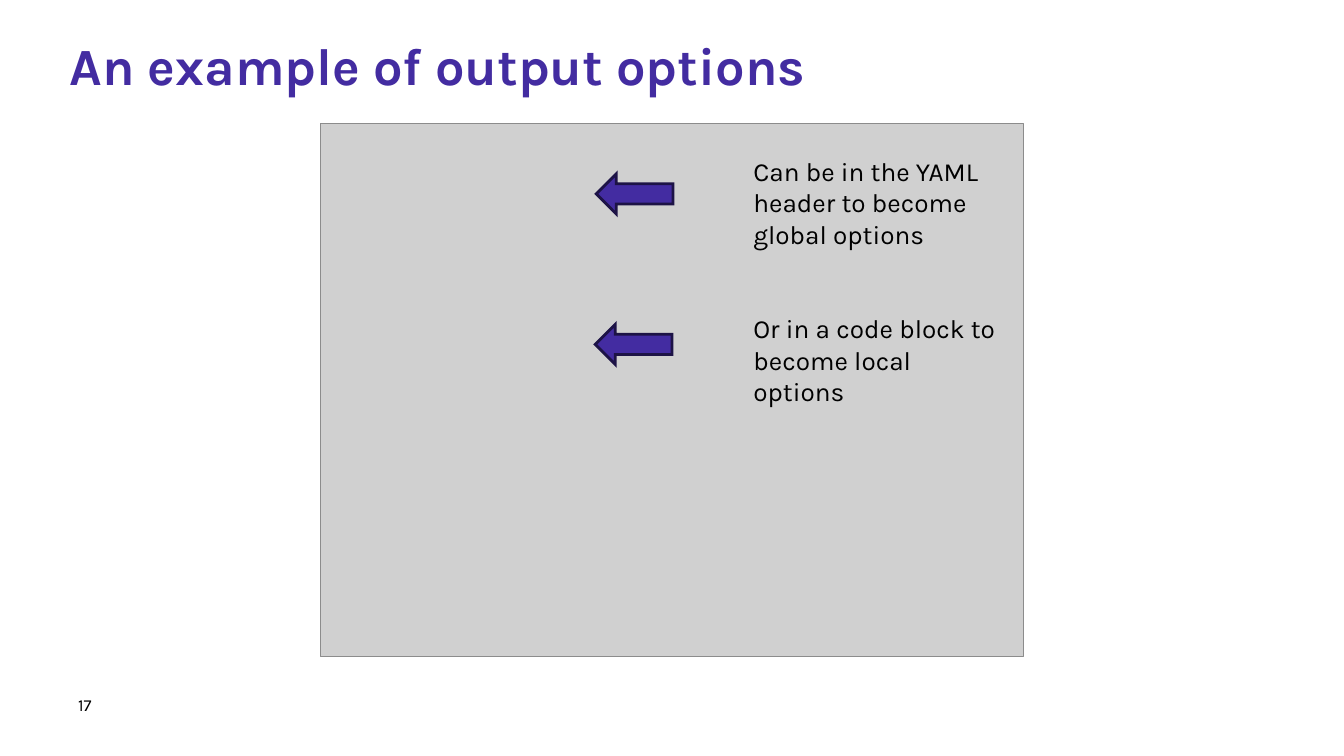
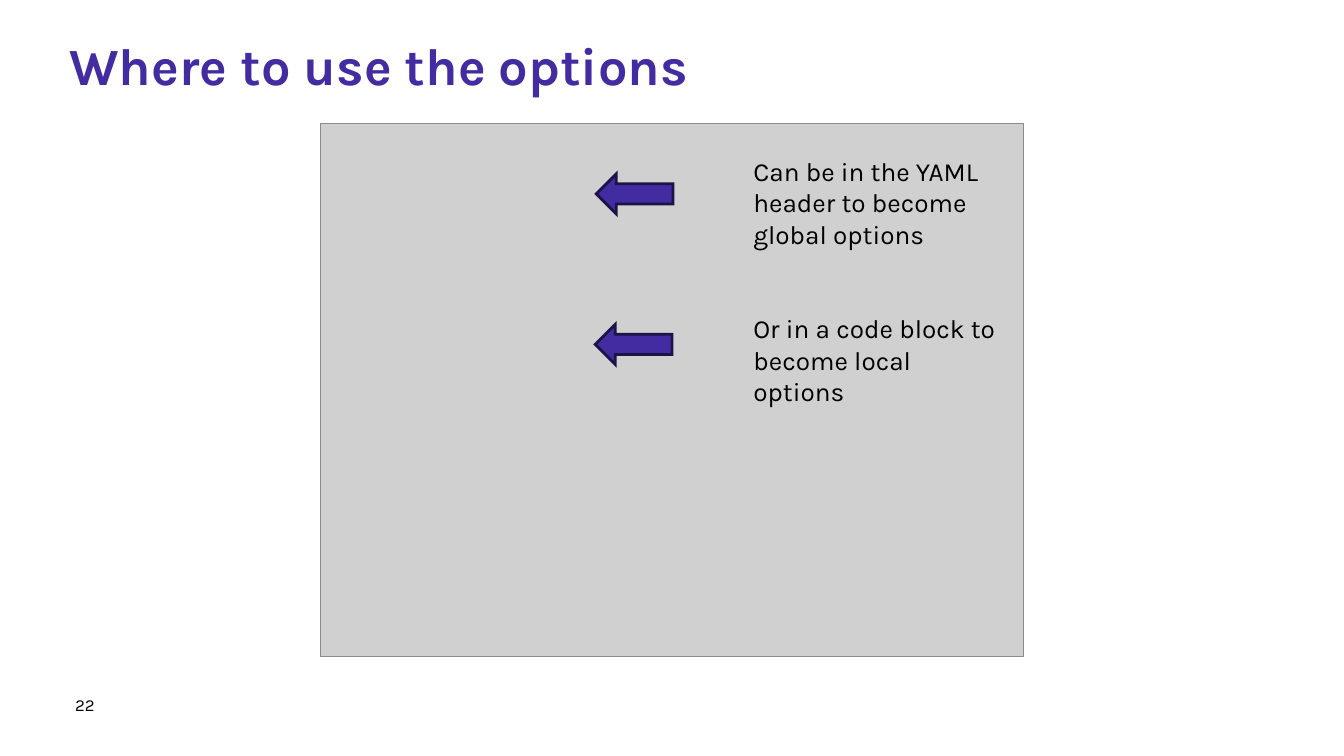
Before and after one commit to Research-IT-Swiss-TPH/quarto-workshop-2026, a slide deck: slide 22 of slides/lecture.pptx (slide 17 before the commit). Drawn at 1344x756 pixels with LibreOffice and Linux fonts; fonts in the diff are those of the drawing; grey boxes stand for pictures; background and template pictures are left out. Boxes give left, top, right and bottom in pixels: in the first picture for what was removed or moved away, otherwise in the second. Text is boxed around its words. In the diff, an @@ line names an element or a change of style, - is before the commit and + after.

```diff
--- a/slides/lecture.pptx
+++ b/slides/lecture.pptx
@@ title at [70,47,688,98]: text changed @@
-An example of output options
+Where to use the options
@@ page number at [75,700,94,711]: text changed @@
-17
+22
```
Also in this commit, not shown: 1 other slide changed, 5 slides added.
